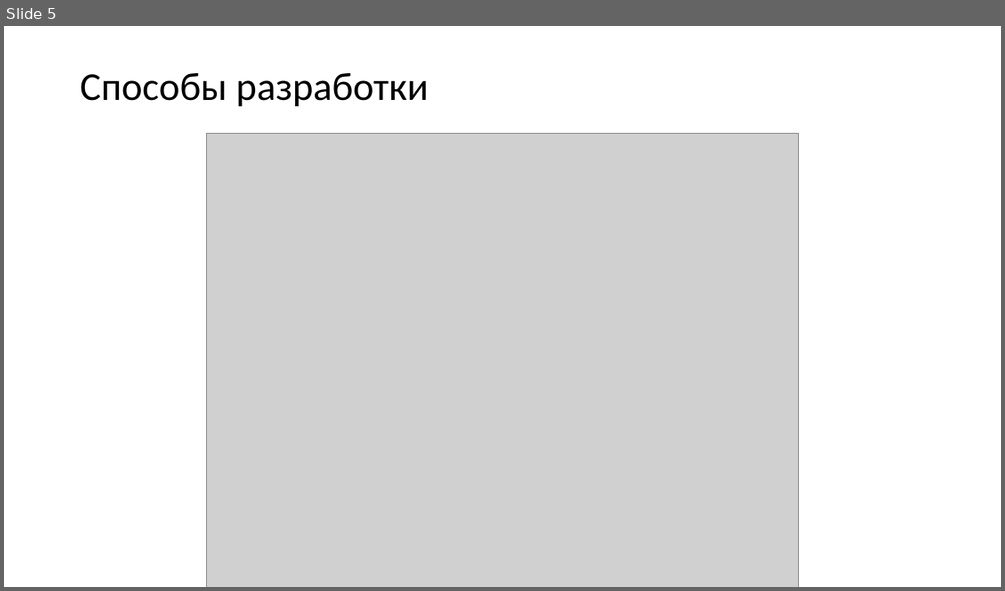
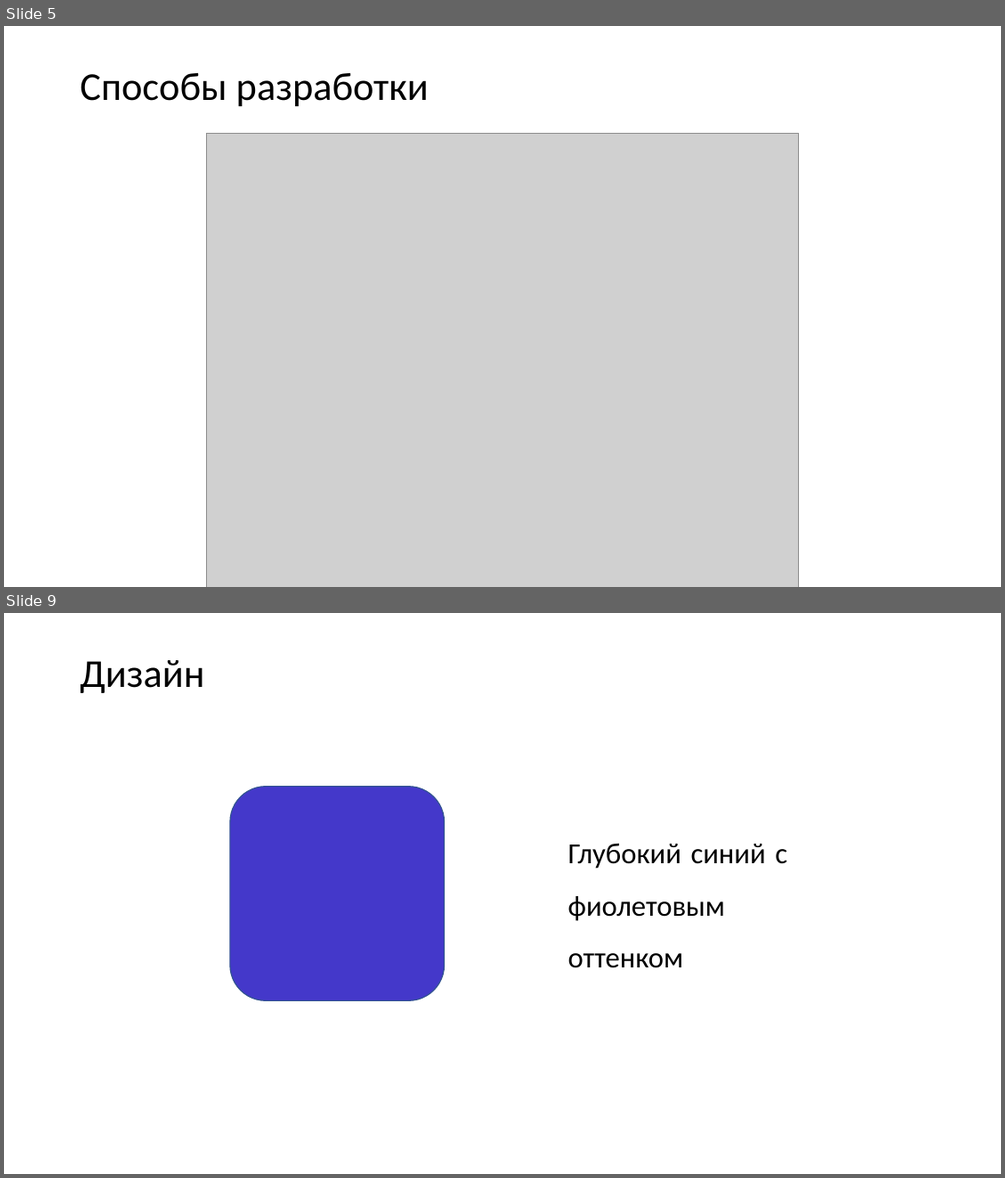
Before and after one commit to ugolnikov/deplom, a slide deck: Защита Диплом - Угольников Д.О..pptx. Shown one above the other, each under a label of ours: slide 5 before the commit, slides 5 and 9 after it; the slides between them are not shown. The pictures are 1005x591 and 1005x1178 pixels, drawn with LibreOffice and Linux fonts; fonts in the diff are those of the drawing; grey boxes stand for pictures. Boxes give left, top, right and bottom in pixels: in the first picture for what was removed or moved away, otherwise in the second. Text is boxed around its words. In the diff, an @@ line names an element or a change of style, - is before the commit and + after.

```diff
--- a/Защита Диплом - Угольников Д.О..pptx
+++ b/Защита Диплом - Угольников Д.О..pptx
@@ slide 9 added at [4,613,1001,1174], background #FFFFFF @@
@@ title added at [80,660,204,693], 38 pt, text #000000 @@
+Дизайн
@@ rounded rectangle added at [230,787,444,1000], fill #4438CA, outline #325491 1 pt @@
@@ text added at [568,843,787,968], 28 pt, text #000000 @@
+Глубокий синий с фиолетовым оттенком
```
Also in this commit, not shown: 3 slides changed, 9 other slides added, 1 slide removed, 1 other file.
